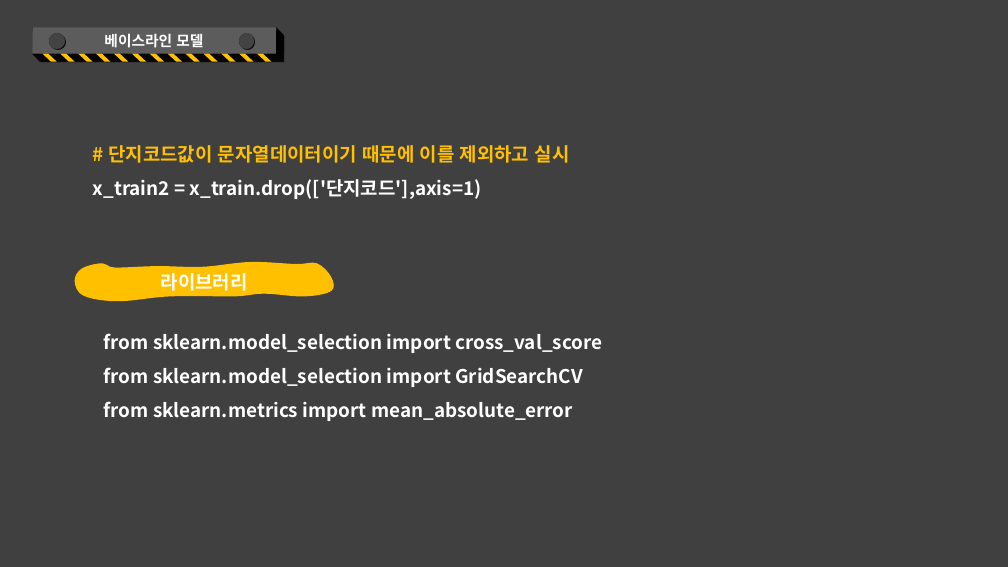
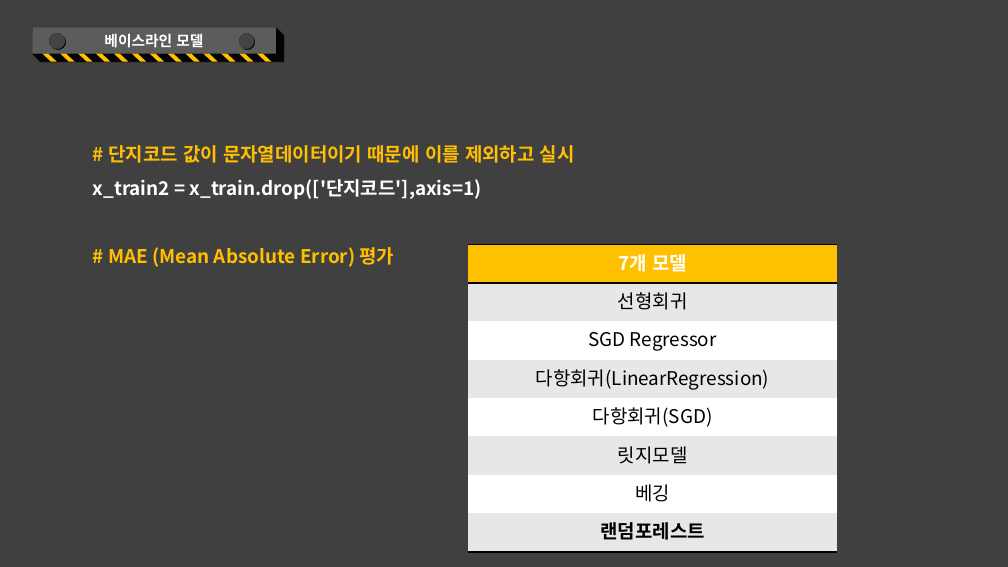
Before and after one commit to kkkkyoung/parking_project, a slide deck: slide 31 of PlayDate_2nd_project.pptx (slide 27 before the commit). Drawn at 1008x567 pixels with LibreOffice and Linux fonts; fonts in the diff are those of the drawing. Boxes give left, top, right and bottom in pixels: in the first picture for what was removed or moved away, otherwise in the second. Text is boxed around its words. In the diff, an @@ line names an element or a change of style, - is before the commit and + after.

```diff
--- a/PlayDate_2nd_project.pptx
+++ b/PlayDate_2nd_project.pptx
@@ text at [108, 145, 575, 163]: spaces changed @@
-# 단지코드값이 문자열데이터이기 때문에 이를 제외하고 실시
+# 단지코드 값이 문자열데이터이기 때문에 이를 제외하고 실시
@@ freeform shape removed at [75, 262, 334, 301] @@
-라이브러리
@@ text at [108, 247, 395, 267]: paragraph added @@
+# MAE (Mean Absolute Error) 평가
@@ table added at [468, 244, 838, 551], 8 rows, 1 columns @@
+7개 모델
+선형회귀
+SGD Regressor
+다항회귀(LinearRegression)
+다항회귀(SGD)
+릿지모델
+베깅
+랜덤포레스트
@@ text removed at [104, 333, 602, 421] @@
-from sklearn.model_selection import cross_val_score
-from sklearn.model_selection import GridSearchCV
-from sklearn.metrics import mean_absolute_error
```
Also in this commit, not shown: 23 other slides changed, 8 slides added, 1 slide removed.
